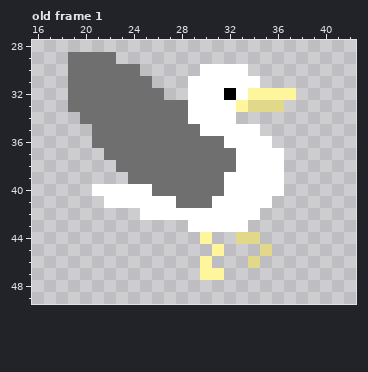
A pixel-art file gets an edit: Assets/Art/Characters/Enemy/Seagull/Special/Ase_Seagull_Special_Right.aseprite. That is the earlier state.
64x64 pixels, 8 frames. Shown: old frame 1: x 16..42, y 28..49. The commit also changed other frames, which this record leaves out.
Once edited:
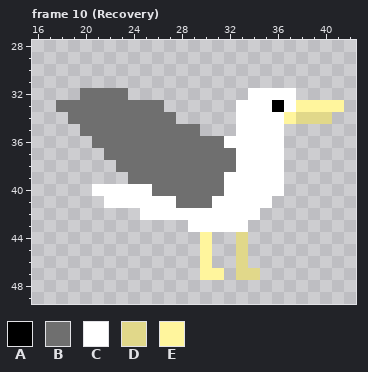
Palette (. is transparent): A #000000  B #6f6f6f  C #ffffff  D #e1d88a  E #fff59d
A new or re-ordered frame is compared with the old frame closest to it.
The commit says: Added all Seagull Animations
The exact change:
frames 8 -> 12
Frame 10 (Recovery) is new; against old frame 1:
Colour D becomes colour A in row 33 at x 36.
The author put colour B in row 33 at x 18; in row 34 at x 19; in row 35 at x 20.
The author put colour C in row 33 at x 37; in row 34 at x 33 to 36; in row 35 at x 35 to 36; in row 36 at x 36.
Colour D becomes colour C in row 33 at x 34 to 35.
Colour E becomes colour C in row 32 at x 34 to 37; in row 33 at x 33.
The author put colour D in row 34 at x 38 to 40; in rows 45 to 46 at x 33; in row 47 at x 33 to 34.
The author put colour E in row 33 at x 38 to 41; in row 34 at x 37; in row 45 at x 30.
The edit erases colour A in row 32 at x 32.
The edit erases colour B in row 29 at x 19 to 22; in row 30 at x 19 to 24; in row 31 at x 19 to 25; in row 32 at x 19 and 24 to 26; in row 33 at x 27 to 28; in row 34 at x 28.
The edit erases colour C in row 30 at x 30 to 33; in row 31 at x 29 to 34; in row 32 at x 29 to 31 and 33; in rows 33 to 34 at x 29 to 32; in row 35 at x 30 to 32.
The edit erases colour D in row 44 at x 34; in row 45 at x 35; in row 46 at x 34.
The edit erases colour E in row 45 at x 31.
Where, in picture pixels (left, top, right, bottom), the same in both pictures:
changed: (56, 52, 344, 148)
changed: (200, 232, 272, 280)
